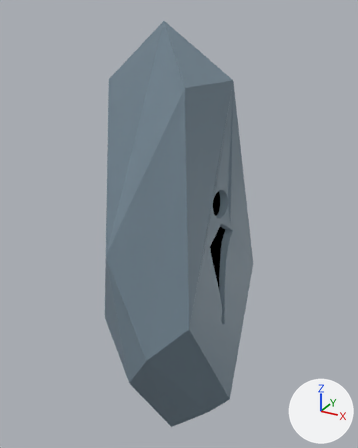
Before and after pictures for a commit that changed the Blender file Models/Tutorial/Rune rock 1.blend.
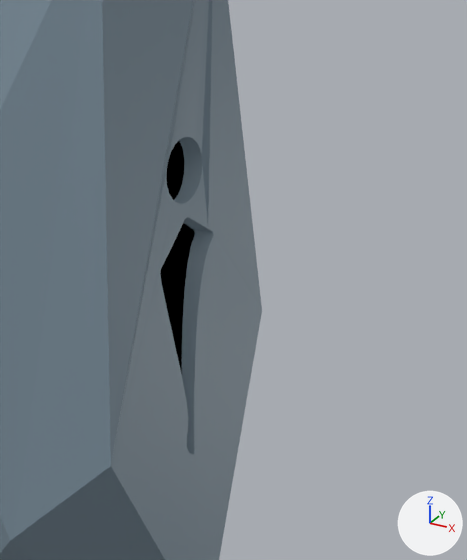
Old and new are each drawn whole from a 50 mm camera at (2.99, -5.28, 6.74) aimed at (-0.01, 0.18, 4.01) and again close up on the part from 40% to 95% of the width and 29% to 82% of the height. The axes (+X, +Y, +Z) are drawn at lower right. The lights are the same throughout.
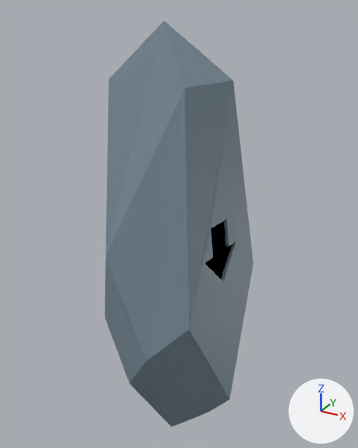
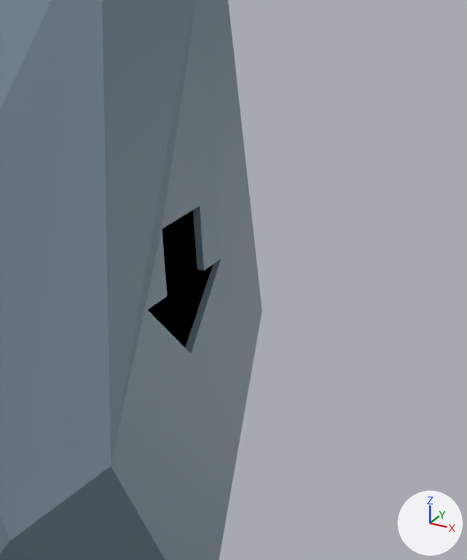
Location of each change, (x1, y1, x2, y2) in pixels of the close-ups (467 x 560 px):
'Cube', added (black)
    after: (148, 210, 213, 347)
part 1 of me_icosphere, deleted (black)
    before: (160, 141, 195, 370)
part 2 of me_icosphere, cut back
    both: (102, 0, 262, 560)

The change, as a list of edits to the scene's bpy script:
```text
Change me_icosphere:
    used by ob_icosphere; location = (0.0, 0.0, 3.242)
    remove me_icosphere.from_pydata(...)  # 962 vertices, 808 faces; spans x -1.0..1.0, y -1.0..1.0, z -2.53..3.35
    add me_icosphere.from_pydata(...)  # 37 vertices, 49 faces; spans x -1.0..1.0, y -1.0..1.0, z -2.53..3.35
    me_icosphere part 1: 6 loose pieces with 624 vertices, spanning x 0.23..0.79, y -0.32..0.22, z -0.43..1.42, are deleted
    me_icosphere part 2: 1 vertex moved from x 0.78, y -0.01, z 0.34 to x 0.78, y 0.3, z 0.64; 315 vertices removed from x 0.54..0.85, y -0.31..0.23, z -0.4..1.43; 14 vertices added at x 0.49..0.79, y -0.45..0.32, z 0.2..1.02
    remove me_icosphere.materials.append(mat_svgmat)  # black #000000
Add me_cube:
    me_cube.from_pydata([(-1.0, -1.0, -1.0), (-1.0, -1.0, 1.0), (-1.0, 1.0, -1.0), (-1.0, 1.0, 1.0), (1.0, -1.0, -1.0), (1.0, -1.0, 1.0), (1.0, 1.0, -1.0), (1.0, 1.0, 1.0), (-1.0, -1.99, 1.0), (-1.0, 1.99, 1.0), (1.0, 1.99, 1.0), (1.0, -1.99, 1.0), (-1.0, 0.0, 3.24), (-1.0, 0.0, 3.24), (1.0, 0.0, 3.24), (1.0, 0.0, 3.24)], [], [(0, 1, 3, 2), (2, 3, 7, 6), (6, 7, 5, 4), (4, 5, 1, 0), (2, 6, 4, 0), (5, 7, 10, 11), (9, 8, 12, 13), (3, 1, 8, 9), (1, 5, 11, 8), (7, 3, 9, 10), (14, 13, 12, 15), (8, 11, 15, 12), (10, 9, 13, 14), (11, 10, 14, 15)])
    me_cube.materials.append(mat_svgmat)  # black #000000
Add ob_cube:
    ob_cube = bpy.data.objects.new('Cube', me_cube)
    ob_cube.location = (0.484, -0.047, 4.044)
    ob_cube.rotation_euler = (3.142, -0.12, -0.15)  # degrees (180, -6.9, -8.6)
    ob_cube.scale = (0.189, 0.189, 0.189)
```
